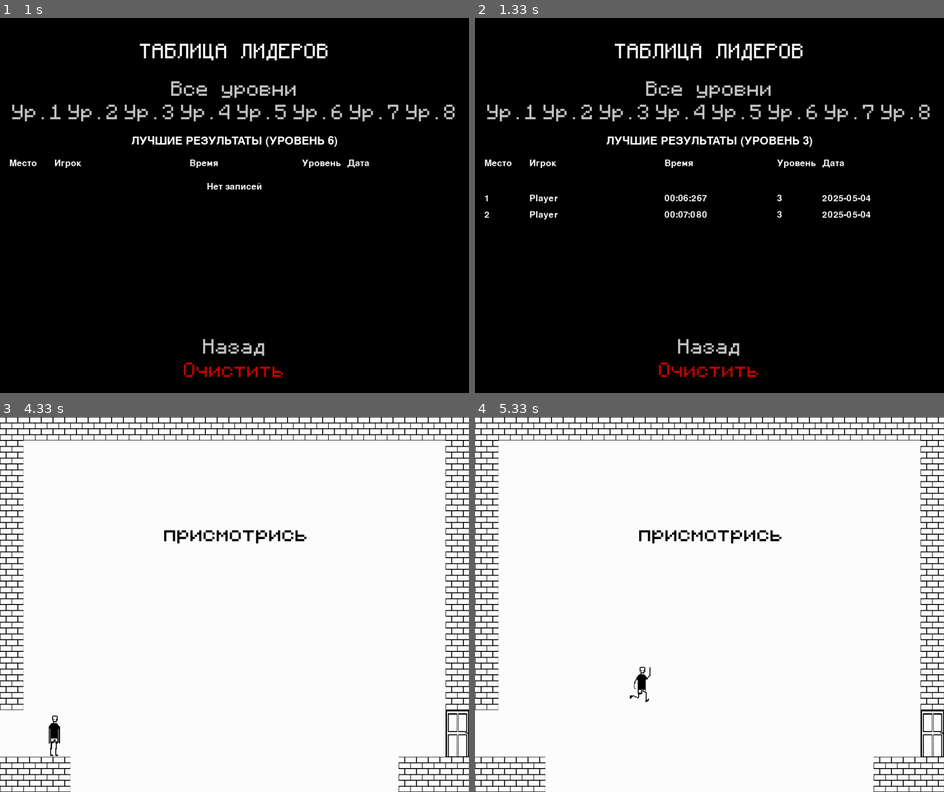
Above: before the commit, frames 1-4 (two rows, left to right).
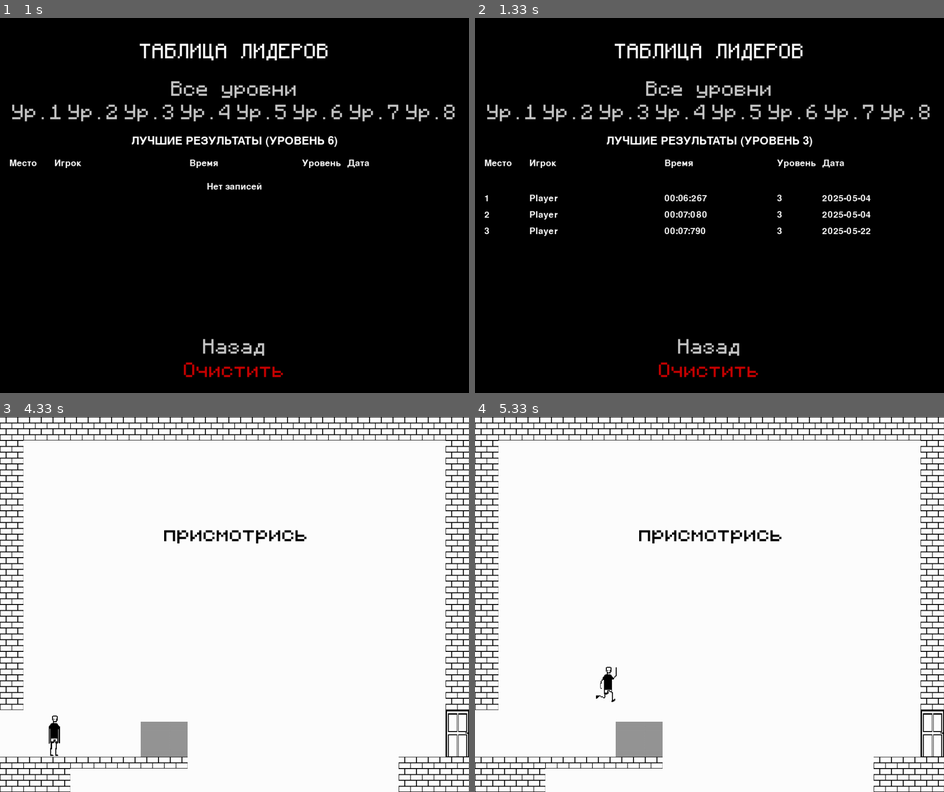
Above: after the commit, the same moments.

Repository: remalQ/pygame-project
Game: pygame game, started from Main.py
The game is run twice, just before and just after one commit, with the same random seed, the same clock (stepped at 60 frames per second) and the same inputs.
Inputs (mouse positions are in pixels of both pictures, inside the frame that each line leads up to):
- Up to frame 1 (1 s): press the mouse at (234, 250) at 0.37 s; move the mouse to (257, 269) at 0.47 s; release the mouse at (281, 288) at 0.6 s; press the mouse at (318, 108) at 0.7 s; move the mouse to (304, 171) at 0.8 s; release the mouse at (290, 239) at 0.93 s
- Up to frame 2 (1.33 s): press the mouse at (625, 108) at 1.03 s; move the mouse to (695, 149) at 1.13 s; release the mouse at (765, 194) at 1.27 s
- Up to frame 3 (4.33 s): press the mouse at (234, 747) at 1.37 s; move the mouse to (295, 657) at 1.47 s; release the mouse at (356, 570) at 1.6 s; press the mouse at (234, 604) at 1.7 s; move the mouse to (318, 642) at 1.8 s; release the mouse at (398, 675) at 1.93 s; tap 1 at 2 s; press the mouse at (234, 747) at 2.37 s; move the mouse to (318, 634) at 2.47 s; release the mouse at (408, 522) at 2.6 s; press the mouse at (234, 559) at 2.7 s; move the mouse to (300, 537) at 2.8 s; release the mouse at (365, 514) at 2.93 s; press the mouse at (234, 675) at 3.03 s; move the mouse to (150, 705) at 3.13 s; release the mouse at (70, 735) at 3.27 s; press the mouse at (234, 510) at 3.37 s; move the mouse to (187, 567) at 3.47 s; release the mouse at (136, 619) at 3.6 s; press the mouse at (154, 454) at 4.2 s; move the mouse to (192, 563) at 4.3 s
- Up to frame 4 (5.33 s): release the mouse at (704, 672) at 4.43 s; hold D 4.5-4.97 s; hold D from 5 s (still down); tap Space at 5.07 s

Frame 1 is identical in both runs. In frame 2, 0.3% of the frame differs, in the area x 2-85%, y 55-59%; in frame 3, 1.2%; in frame 4, 1.5%, in the area x 15-40%, y 66-94%.

Commit message:
BouncingPlatform but need to fix

Diff:
--- a/Create_Maps.py
+++ b/Create_Maps.py
@@ -21,7 +21,8 @@
     3: {'name': 'coin', 'color': pygame.Color('yellow'), 'solid': False},
     4: {'name': 'breakable', 'color': pygame.Color('darkred'), 'solid': True},
     5: {'name': 'hover', 'color': pygame.Color('lightgreen'), 'solid': True},
-    6: {'name': 'move_on_approach', 'color': pygame.Color('skyblue'), 'solid': True}
+    6: {'name': 'move_on_approach', 'color': pygame.Color('skyblue'), 'solid': True},
+    7: {'name': 'bouncing', 'color': pygame.Color('orange'), 'solid': True}  # Новый тип тайла
 }
 
 # Предустановленные цвета для текста (используются только в редакторе)
@@ -291,7 +292,7 @@
                     self.mode = 'text' if self.mode == 'tiles' else 'tiles'
                     self.selected_text = None
                     self.resizing = False
-                elif event.key in (pygame.K_1, pygame.K_2, pygame.K_3, pygame.K_4, pygame.K_5, pygame.K_6):
+                elif event.key in (pygame.K_1, pygame.K_2, pygame.K_3, pygame.K_4, pygame.K_5, pygame.K_6, pygame.K_7):
                     if self.mode == 'tiles':
                         self.current_tile = event.key - pygame.K_0
                 elif event.key == pygame.K_c and self.mode == 'text':
@@ -386,7 +387,7 @@
 
         if self.mode == 'tiles':
             tile_name = TILE_TYPES[self.current_tile]['name']
-            tool_text = f"Текущий: {tile_name} (1-6 для смены)"
+            tool_text = f"Текущий: {tile_name} (1-7 для смены)"  # Обновлено для поддержки нового типа
         else:
             tool_text = f"Цвет: {self.current_color_index} (C для смены) | ЛКМ на угол: Масштаб | Del: Удалить"
         tool_rendered = font.render(tool_text, True, pygame.Color('white'))
--- a/Game.py
+++ b/Game.py
@@ -23,12 +23,10 @@
         self.door_group = pygame.sprite.Group()
         self.coin_group = pygame.sprite.Group()
 
-        # Инициализация музыки
         self.music_file = "Sounds/back.mp3"
         self.music_playing = False
         self.music_position = 0
 
-        # Инициализация звуковых эффектов
         try:
             self.coin_sound = pygame.mixer.Sound("Sounds/coin.wav")
             self.jump_sound = pygame.mixer.Sound("Sounds/jump.wav")
@@ -37,18 +35,14 @@
             self.coin_sound = None
             self.jump_sound = None
 
-        # Инициализация игрока
         self.player = Player(100, HEIGHT - 130, self.coin_sound, self.jump_sound)
 
-        # Загрузка списка уровней
         level_files = [f for f in os.listdir('Maps') if f.endswith('.pkl')]
-
         def extract_level_number(filename):
             try:
                 return int(filename.split('.')[0].replace('level', ''))
             except ValueError:
                 return 0
-
         level_files.sort(key=extract_level_number)
         self.total_levels = len(level_files)
 
@@ -66,7 +60,7 @@
         self.settings_menu = SettingsMenu()
         self.help_menu = HelpMenu()
         self.level_menu = LevelMenu(self.total_levels)
-        self.stop_broken = False  # Флаг для отслеживания разрыва цикла в уровне 4
+        self.stop_broken = False
 
     def reset_level(self, level):
         self.player.coins_collected = 0
@@ -74,19 +68,28 @@
         self.start_time = pygame.time.get_ticks()
 
         if level == 3:
-            # Для 3-го уровня - спавн в левом верхнем углу и активация падения
             self.player.reset(100, -100)
             self.player.start_falling()
             self.world.allow_drawing = True
             self.world.reset_drawable_platforms()
         else:
-            self.player.reset(100, HEIGHT - 130)
+            # Ищем ближайшую платформу под начальной позицией (x=100)
+            y_position = HEIGHT - 130  # Значение по умолчанию
+            all_platforms = (self.world.platform_group.sprites() +
+                             self.world.breaking_platform_group.sprites() +
+                             self.world.hover_visible_platform_group.sprites() +
+                             self.world.moving_platform_group.sprites() +
+                             self.world.drawable_platform_group.sprites())
+            for platform in all_platforms:
+                if (platform.rect.left <= 100 <= platform.rect.right and
+                        platform.rect.top <= HEIGHT and platform.rect.top >= HEIGHT - 200):
+                    y_position = platform.rect.top - self.player.hitbox_height
+                    break
+            self.player.reset(100, y_position)
             self.world.allow_drawing = False
 
-        # Перезагрузка уровня для обновления мира
         self.load_level(level)
 
-        # Сбрасываем флаг stop_broken для нового уровня, кроме повторного входа на уровень 4
         if level != 4 or not self.stop_broken:
             self.stop_broken = False
 
@@ -94,7 +97,6 @@
         self.door_group = Group()
         self.coin_group = Group()
 
-        # Загрузка уровня из файла для всех уровней
         level_path = f'Maps/level{level}.pkl'
         if os.path.exists(level_path):
             try:
@@ -115,30 +117,26 @@
             self.world.allow_drawing = False
 
     def start_music(self):
-        """Запускает музыку с сохранённой позиции или с начала."""
         if not self.music_playing:
             try:
                 pygame.mixer.music.load(self.music_file)
-                pygame.mixer.music.play(-1, start=self.music_position / 1000)  # Позиция в секундах
+                pygame.mixer.music.play(-1, start=self.music_position / 1000)
                 self.music_playing = True
             except pygame.error as e:
                 print(f"Ошибка загрузки музыки: {e}")
 
     def stop_music(self):
-        """Останавливает музыку и сохраняет текущую позицию."""
         if self.music_playing:
-            self.music_position = pygame.mixer.music.get_pos()  # Сохраняем текущую позицию
+            self.music_position = pygame.mixer.music.get_pos()
             pygame.mixer.music.stop()
             self.music_playing = False
 
     def reset_music(self):
-        """Сбрасывает музыку для начала с нуля."""
         self.stop_music()
         self.music_position = 0
 
     def show_main_menu(self):
-        self.reset_music()  # Сбрасываем музыку при входе в главное меню
-        # Если игрок выходит в меню с уровня 4, считаем цикл разорванным
+        self.reset_music()
         if self.level == 4:
             self.stop_broken = True
         menu_active = True
@@ -167,7 +165,7 @@
                             self.level = selected_level
                             self.reset_level(self.level)
                             self.start_time = pygame.time.get_ticks()
-                            self.start_music()  # Запускаем музыку при входе в уровень
+                            self.start_music()
                             pygame.event.clear()
                             menu_active = False
                             return
@@ -258,7 +256,6 @@
                 self.check_and_save_record()
                 self.level_menu.unlock_next_level(self.level)
                 if self.level == 4 and not self.stop_broken:
-                    # Для уровня 4: если условие выполнения уровня не следано перезапускаем
                     self.reset_level(self.level)
                     self.game_over = 0
                     self.start_time = pygame.time.get_ticks()
--- /dev/null
+++ b/Platforms/BouncingPlatform.py
@@ -0,0 +1,61 @@
+import pygame
+from Platforms.Platform import Platform
+
+class BouncingPlatform(Platform):
+    def __init__(self, x, y, width, height, image=None, bounce_strength=15, side_push=10):
+        """
+        bounce_strength: Сила подбрасывания вверх/вниз (в пикселях за кадр)
+        side_push: Сила отталкивания в стороны (в пикселях за кадр)
+        """
+        super().__init__(x, y, width, height, image)
+        self.bounce_strength = bounce_strength
+        self.side_push = side_push
+
+    def apply_bounce(self, player):
+        """
+        Применяет эффект подбрасывания или отталкивания в зависимости от стороны столкновения.
+        Возвращает корректировки dx, dy для игрока.
+        """
+        dx, dy = 0, 0
+        player_rect = player.rect
+        platform_rect = self.rect
+
+        # Вычисляем пересечения по каждой стороне
+        overlap_left = player_rect.right - platform_rect.left
+        overlap_right = platform_rect.right - player_rect.left
+        overlap_top = player_rect.bottom - platform_rect.top
+        overlap_bottom = platform_rect.bottom - player_rect.top
+
+        # Находим минимальное пересечение для определения стороны столкновения
+        overlaps = [
+            (abs(overlap_left), 'left', overlap_left),
+            (abs(overlap_right), 'right', overlap_right),
+            (abs(overlap_top), 'top', overlap_top),
+            (abs(overlap_bottom), 'bottom', overlap_bottom)
+        ]
+        min_overlap = min(overlaps, key=lambda x: x[0])
+        side, overlap_value = min_overlap[1], min_overlap[2]
+
+        if side == 'top' and (player.vel_y >= 0 or player.fall_speed >= 0):
+            # Столкновение сверху
+            dy = platform_rect.top - player_rect.bottom
+            player.vel_y = -self.bounce_strength
+            player.fall_speed = -self.bounce_strength
+            player.in_air = True
+            player.falling_mode = False
+        elif side == 'bottom' and (player.vel_y <= 0 or player.fall_speed <= 0):
+            # Столкновение снизу
+            dy = platform_rect.bottom - player_rect.top
+            player.vel_y = self.bounce_strength
+            player.fall_speed = self.bounce_strength
+            player.in_air = True
+        elif side == 'left' and player.vel_x >= 0:
+            # Столкновение слева
+            dx = platform_rect.left - player_rect.right
+            player.vel_x = -self.side_push
+        elif side == 'right' and player.vel_x <= 0:
+            # Столкновение справа
+            dx = platform_rect.right - player_rect.left
+            player.vel_x = self.side_push
+
+        return dx, dy
--- a/Player.py
+++ b/Player.py
@@ -19,8 +19,10 @@
         self.drawing_platform = False
         self.platform_start_pos = None
         self.platform_end_pos = None
-        self.falling_mode = False  # Режим падения для 3-го уровня
-        self.fall_speed = 0  # Скорость падения
+        self.falling_mode = False
+        self.fall_speed = 0
+        self.vel_x = 0
+        self.first_frame = True
 
     def update(self, game_over, world, door_group, coin_group, screen):
         dx = 0
@@ -31,16 +33,19 @@
             key = pygame.key.get_pressed()
             mouse_buttons = pygame.mouse.get_pressed()
 
-            # Обработка падения в специальном режиме
+            # Применяем горизонтальное отталкивание
+            if abs(self.vel_x) > 0:
+                dx += self.vel_x
+                self.vel_x *= 0.9
+
+            # Обработка падения
             if self.falling_mode:
-                self.fall_speed += 0.5  # Ускорение падения
+                self.fall_speed += 0.5
                 dy += self.fall_speed
-
-                # Ограничение максимальной скорости падения
                 if self.fall_speed > 15:
                     self.fall_speed = 15
             else:
-                # Обычное управление, если не в режиме падения
+                # Обычное управление
                 if key[pygame.K_a]:
                     dx -= 5
                     self.counter += 1
@@ -49,7 +54,6 @@
                         self.counter = 0
                         self.index = (self.index + 1) % len(self.images_left)
                         self.image = self.images_left[self.index]
-
                 if key[pygame.K_d]:
                     dx += 5
                     self.counter += 1
@@ -59,11 +63,10 @@
                         self.index = (self.index + 1) % len(self.images_right)
                         self.image = self.images_right[self.index]
 
-            # Обработка рисования платформ (только если мир разрешает)
+            # Обработка рисования платформ
             if hasattr(world, 'allow_drawing') and world.allow_drawing:
                 mouse_pos = pygame.mouse.get_pos()
-
-                if mouse_buttons[0]:  # Левая кнопка мыши нажата
+                if mouse_buttons[0]:
                     if not self.drawing_platform:
                         self.drawing_platform = True
                         self.platform_start_pos = (mouse_pos[0] // TILE_SIZE) * TILE_SIZE
@@ -101,30 +104,60 @@
                     self.vel_y = 10
                 dy += self.vel_y
 
+            # Обработка коллизий
             self.in_air = True
-            for tile in (world.platform_group.sprites() +
-                         world.breaking_platform_group.sprites() +
-                         world.hover_visible_platform_group.sprites() +
-                         world.moving_platform_group.sprites() +
-                         world.drawable_platform_group.sprites()):
+            all_platforms = (world.platform_group.sprites() +
+                             world.breaking_platform_group.sprites() +
+                             world.hover_visible_platform_group.sprites() +
+                             world.moving_platform_group.sprites() +
+                             world.drawable_platform_group.sprites())
+
+            if self.first_frame:
+                dy = 0
+                self.vel_y = 0
+                self.fall_speed = 0
+                self.first_frame = False
+
+            # Проверяем коллизии
+            for tile in all_platforms:
+                # Горизонтальные коллизии
                 if tile.rect.colliderect(self.rect.x + dx, self.rect.y, self.rect.width, self.rect.height):
-                    dx = 0
-
+                    if dx > 0:  # Движение вправо
+                        dx = tile.rect.left - self.rect.right
+                    elif dx < 0:  # Движение влево
+                        dx = tile.rect.right - self.rect.left
+                    self.vel_x = 0  # Сбрасываем горизонтальную скорость
+
+                # Вертикальные коллизии
                 if tile.rect.colliderect(self.rect.x, self.rect.y + dy, self.rect.width, self.rect.height):
-                    if self.vel_y < 0 or self.fall_speed < 0:
-                        dy = tile.rect.bottom - self.rect.top
-                        self.vel_y = 0
-                        self.fall_speed = 0
-                    elif self.vel_y >= 0 or self.fall_speed > 0:
+                    if self.vel_y >= 0 or self.fall_speed >= 0:
                         dy = tile.rect.top - self.rect.bottom
                         self.vel_y = 0
                         self.fall_speed = 0
                         self.in_air = False
-                        self.falling_mode = False  # Остановка падения при приземлении
-
+                        self.falling_mode = False
                         if tile in world.breaking_platform_group:
                             if hasattr(tile, "start_disappear_timer") and not tile.is_disappeared:
                                 tile.start_disappear_timer()
+                    elif self.vel_y < 0 or self.fall_speed < 0:
+                        dy = tile.rect.bottom - self.rect.top
+                        self.vel_y = 0
+                        self.fall_speed = 0
+
+            # Проверяем, стоит ли персонаж на платформе на первом кадре
+            if self.first_frame:
+                for tile in all_platforms:
+                    if tile.rect.colliderect(self.rect.x, self.rect.y + 1, self.rect.width, self.rect.height):
+                        self.in_air = False
+                        self.falling_mode = False
+                        break
+
+            # Обработка коллизий с подкидывающей платформой
+            for tile in world.bouncing_platform_group.sprites():
+                if tile.rect.colliderect(self.rect.x + dx, self.rect.y + dy, self.rect.width, self.rect.height):
+                    bounce_dx, bounce_dy = tile.apply_bounce(self)
+                    dx += bounce_dx
+                    dy += bounce_dy
 
             collected_coins = pygame.sprite.spritecollide(self, coin_group, True)
             if collected_coins:
@@ -147,23 +180,21 @@
             self.rect.x += dx
             self.rect.y += dy
 
-        # Отрисовка персонажа
         screen.blit(self.image, (self.rect.x - self.offset_x, self.rect.bottom - self.image.get_height()))
 
-        # Отрисовка временной платформы при рисовании
         if self.drawing_platform and self.platform_start_pos and self.platform_end_pos:
             start_x = min(self.platform_start_pos, self.platform_end_pos)
             end_x = max(self.platform_start_pos, self.platform_end_pos)
             height = (pygame.mouse.get_pos()[1] // TILE_SIZE) * TILE_SIZE
             pygame.draw.rect(screen, (200, 200, 200, 150),
-                            (start_x, height, end_x - start_x + TILE_SIZE, TILE_SIZE))
+                             (start_x, height, end_x - start_x + TILE_SIZE, TILE_SIZE))
 
         return game_over
 
     def reset(self, x, y):
         self.images_right = []
         self.images_left = []
-        self.index =0
+        self.index = 0
         self.counter = 0
 
         for num in range(1, 5):
@@ -183,6 +214,7 @@
         self.rect = pygame.Rect(x, y, self.hitbox_width, self.hitbox_height)
 
         self.vel_y = 0
+        self.vel_x = 0
         self.jumped = False
         self.in_air = True
         self.drawing_platform = False
@@ -190,6 +222,7 @@
         self.platform_end_pos = None
         self.falling_mode = False
         self.fall_speed = 0
+        self.first_frame = True
 
     def start_falling(self):
         """Активирует режим падения для 3-го уровня"""
--- a/World.py
+++ b/World.py
@@ -6,7 +6,7 @@
 from Platforms.Platform import Platform
 from Platforms.HoverVisiblePlatform import HoverVisiblePlatform
 from Platforms.MovingPlatform import MovingPlatform
-
+from Platforms.BouncingPlatform import BouncingPlatform
 
 class World:
     """Класс World создает игровой мир на основе загруженных данных и отрисовывает его."""
@@ -19,6 +19,7 @@
         self.breaking_platform_group = pygame.sprite.Group()
         self.hover_visible_platform_group = pygame.sprite.Group()
         self.moving_platform_group = pygame.sprite.Group()
+        self.bouncing_platform_group = pygame.sprite.Group()  # Группа для подкидывающих платформ
         self.drawable_platform_group = pygame.sprite.Group()  # Группа для рисованных платформ
         self.texts = []
         self.player = player
@@ -26,7 +27,8 @@
 
         self.textures = {
             1: pygame.image.load("Assets/platform.png").convert_alpha(),
-            4: None
+            4: None,
+            7: None  # Устанавливаем None для подкидывающей платформы, чтобы использовать серый цвет
         }
 
         if isinstance(data, dict):
@@ -73,6 +75,11 @@
                     platform = MovingPlatform(x, y, TILE_SIZE, TILE_SIZE, self.player)
                     self.moving_platform_group.add(platform)
 
+                elif tile == 7:
+                    img = self.textures[7]
+                    platform = BouncingPlatform(x, y, TILE_SIZE, TILE_SIZE, img)
+                    self.bouncing_platform_group.add(platform)
+
     def add_drawable_platform(self, x, y):
         """Добавляет рисованную платформу в указанных координатах"""
         img = self.textures[1] if 1 in self.textures else None
@@ -91,6 +98,7 @@
         self.breaking_platform_group.draw(screen)
         self.hover_visible_platform_group.draw(screen)
         self.moving_platform_group.draw(screen)
+        self.bouncing_platform_group.draw(screen)  # Отрисовка подкидывающих платформ
         self.drawable_platform_group.draw(screen)  # Отрисовка рисованных платформ
 
         for text_data in self.texts:
@@ -102,7 +110,8 @@
         """Обновляет поведение интерактивных объектов"""
         for platform in (self.breaking_platform_group.sprites() +
                          self.hover_visible_platform_group.sprites() +
-                         self.moving_platform_group.sprites()):
+                         self.moving_platform_group.sprites() +
+                         self.bouncing_platform_group.sprites()):
             platform.update()
 
         for door in self.door_group:
Binary file changed: Maps/level1.pkl
Binary file changed: game_records.db
